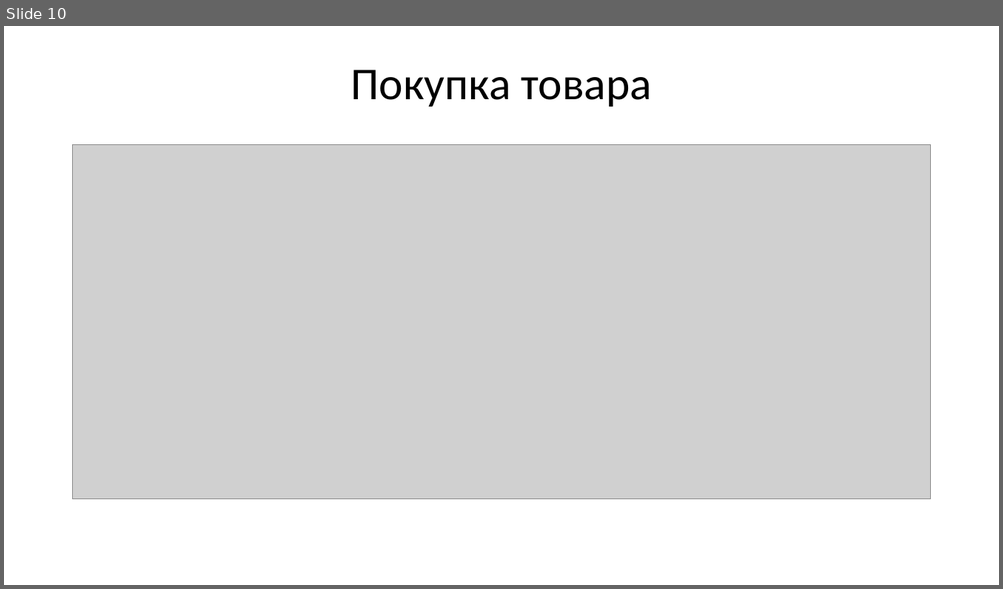
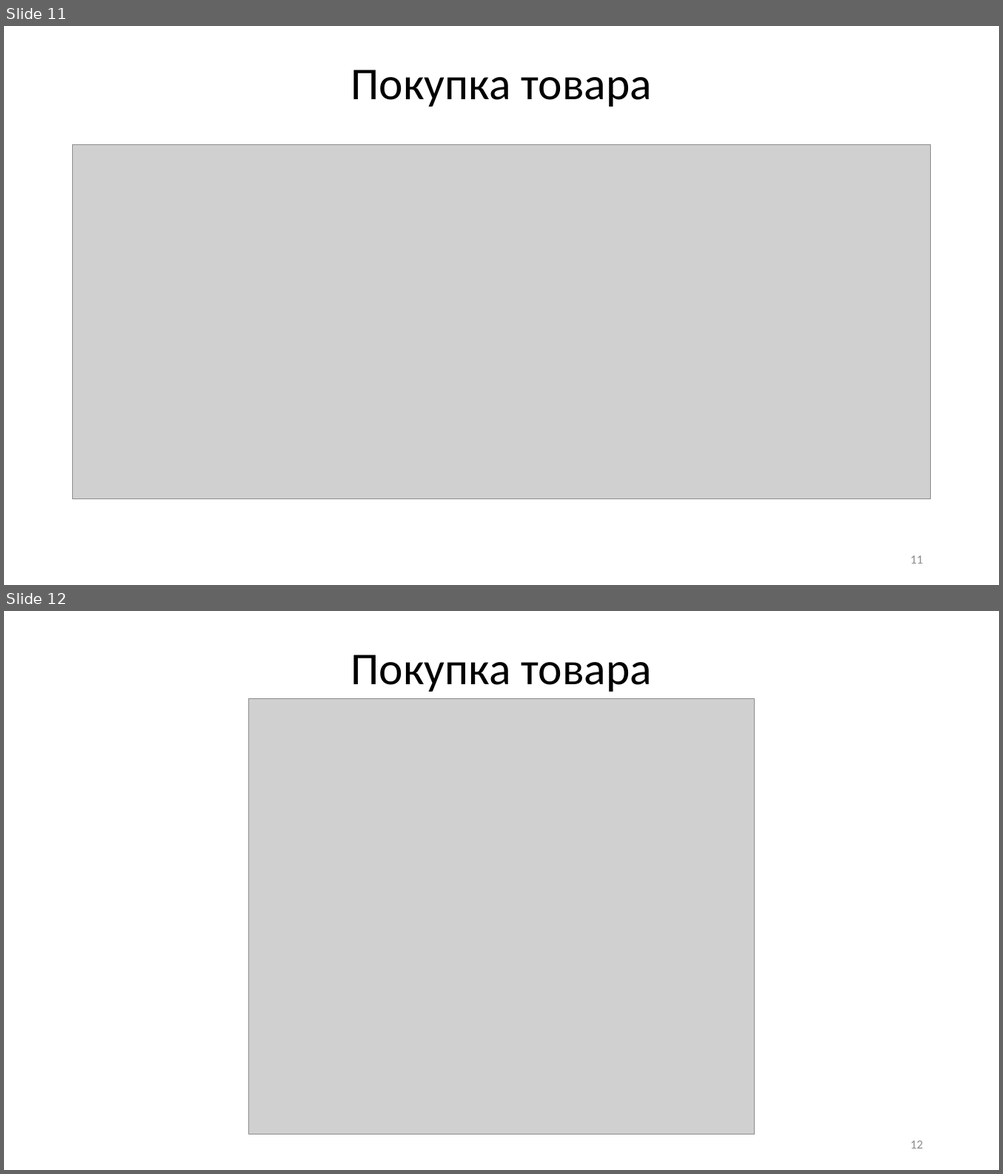
Before and after one commit to sd710/LastWorkDocuments, a slide deck: Subbotin_Present.pptx. Shown one above the other, each under a label of ours: slide 10 before the commit, slides 11 and 12 after it. The pictures are 1003x589 and 1003x1174 pixels, drawn with LibreOffice and Linux fonts; fonts in the diff are those of the drawing; grey boxes stand for pictures. Boxes give left, top, right and bottom in pixels: in the first picture for what was removed or moved away, otherwise in the second. Text is boxed around its words. In the diff, an @@ line names an element or a change of style, - is before the commit and + after.

```diff
--- a/Subbotin_Present.pptx
+++ b/Subbotin_Present.pptx
@@ slide 12 added at [4, 611, 999, 1170], background #FFFFFF @@
@@ title added at [350, 655, 652, 692], 44 pt, text #000000 @@
+Покупка товара
@@ picture added at [249, 698, 754, 1134] @@
@@ page number added at [910, 1141, 922, 1149], 12 pt, text #8C8C8C @@
+12
@@ what was slide 10 is now slide 11 @@
@@ slide 11 changed as well @@
@@ page number added at [910, 556, 922, 564], 12 pt, text #8C8C8C @@
+11
```
Also in this commit, not shown: 14 other slides changed, 3 other slides added, 1 slide removed, 5 other files.
